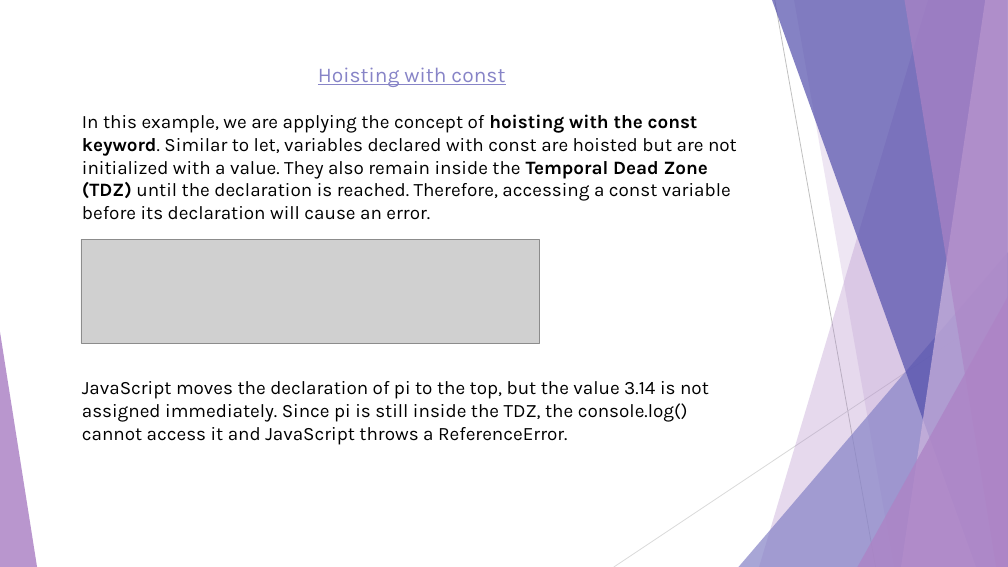
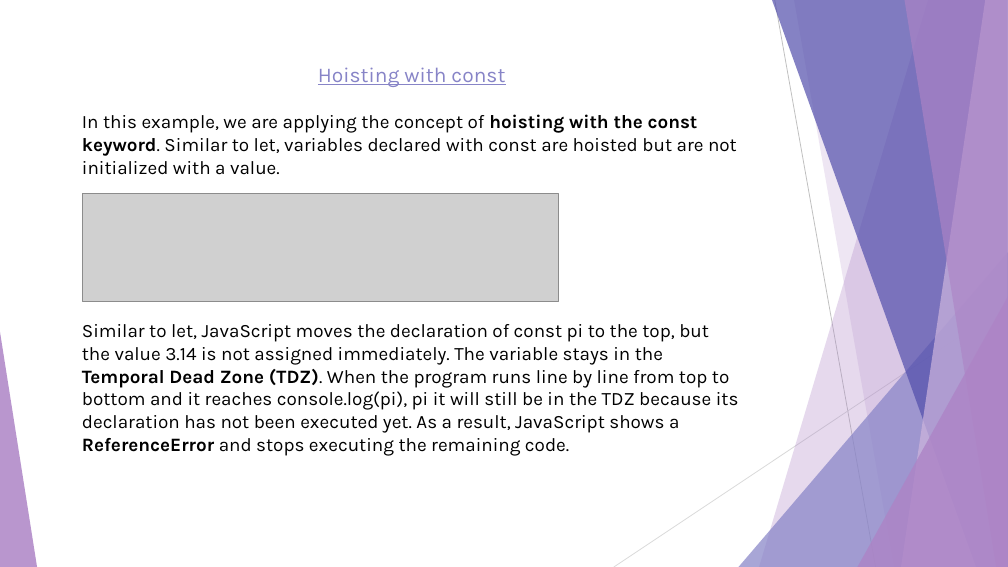
Before and after one commit to romaisa-99/Internship, a slide deck: slide 7 of Day 7/Hoisting.pptx. Drawn at 1008x567 pixels with LibreOffice and Linux fonts; fonts in the diff are those of the drawing; grey boxes stand for pictures. Boxes give left, top, right and bottom in pixels: in the first picture for what was removed or moved away, otherwise in the second. Text is boxed around its words. In the diff, an @@ line names an element or a change of style, - is before the commit and + after.

```diff
--- a/Day 7/Hoisting.pptx
+++ b/Day 7/Hoisting.pptx
@@ text at box(82, 114, 739, 456): text changed @@
-In this example, we are applying the concept of hoisting with the const keyword. Similar to let, variables declared with const are hoisted but are not initialized with a value. They also remain inside the Temporal Dead Zone (TDZ) until the declaration is reached. Therefore, accessing a const variable before its declaration will cause an error.
-JavaScript moves the declaration of pi to the top, but the value 3.14 is not assigned immediately. Since pi is still inside the TDZ, the console.log() cannot access it and JavaScript throws a ReferenceError.
+In this example, we are applying the concept of hoisting with the const keyword. Similar to let, variables declared with const are hoisted but are not initialized with a value.
+Similar to let, JavaScript moves the declaration of const pi to the top, but the value 3.14 is not assigned immediately. The variable stays in the Temporal Dead Zone (TDZ). When the program runs line by line from top to bottom and it reaches console.log(pi), pi it will still be in the TDZ because its declaration has not been executed yet. As a result, JavaScript shows a ReferenceError and stops executing the remaining code.
@@ picture: place and size @@
-picture at box(81, 239, 539, 343)
+picture at box(82, 194, 559, 302)
```
Also in this commit, not shown: 6 other slides changed, 3 slides added, 3 slides removed, 6 other files.
